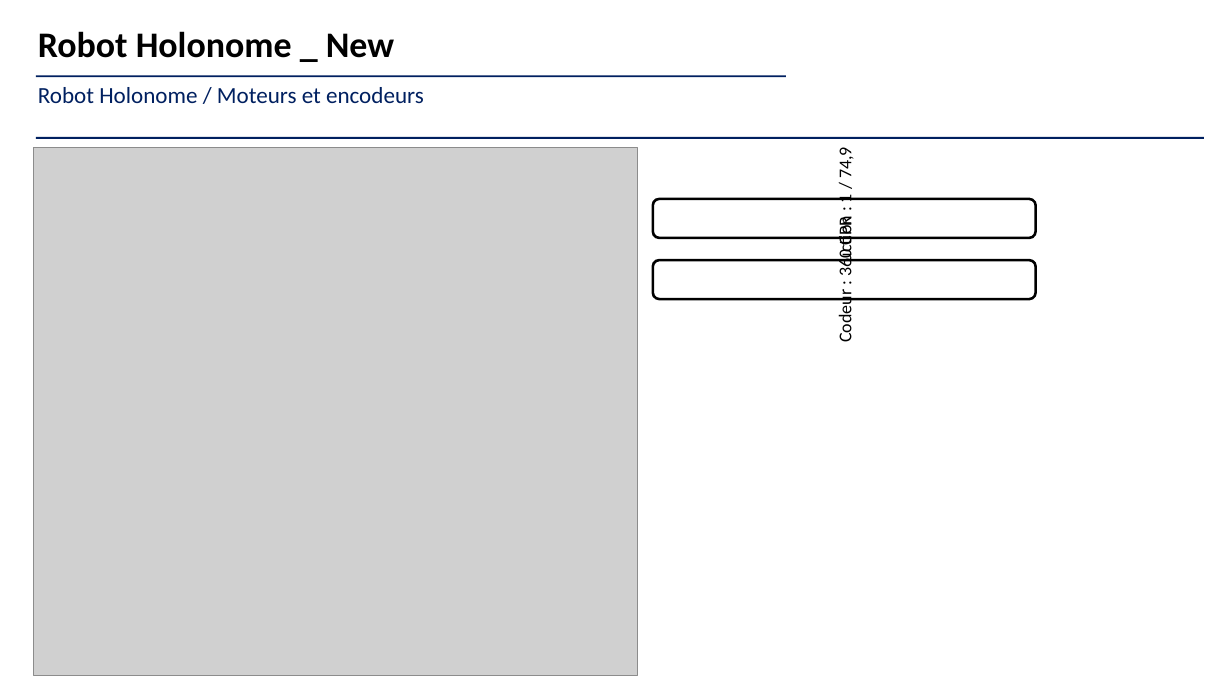
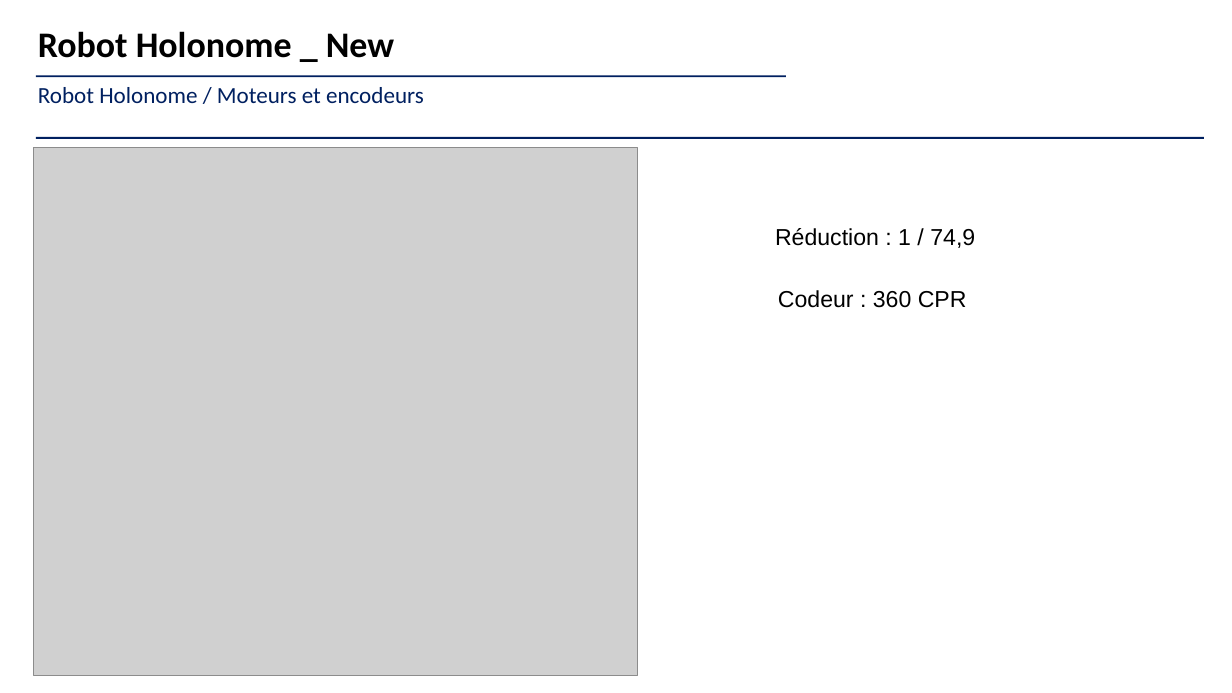
Before and after one commit to IOGS-LEnsE-embedded/Maquettes_LEnsE, a slide deck: slide 3 of Maquettes/Elec_Num_Emb/Robot_Holonome/brochages.pptx. Drawn at 1232x693 pixels with LibreOffice and Linux fonts; fonts in the diff are those of the drawing; grey boxes stand for pictures. Boxes give left, top, right and bottom in pixels: in the first picture for what was removed or moved away, otherwise in the second. Text is boxed around its words. In the diff, an @@ line names an element or a change of style, - is before the commit and + after.

```diff
--- a/Maquettes/Elec_Num_Emb/Robot_Holonome/brochages.pptx
+++ b/Maquettes/Elec_Num_Emb/Robot_Holonome/brochages.pptx
@@ text "Réduction : 1 / 74,9" at [775,228,975,248]: size 14 to 18 pt, font Calibri to Arial; alignment centre to left; vertical alignment middle to top; fill #FFFFFF to none; outline #000000 2 pt to none; rotation 90 to 0 degrees @@
@@ text "Codeur : 360 CPR" at [778,290,967,308]: size 14 to 18 pt, font Calibri to Arial; alignment centre to left; vertical alignment middle to top; fill #FFFFFF to none; outline #000000 2 pt to none; rotation 90 to 0 degrees @@
```
Also in this commit, not shown: 2 other slides changed, 4 other files.
